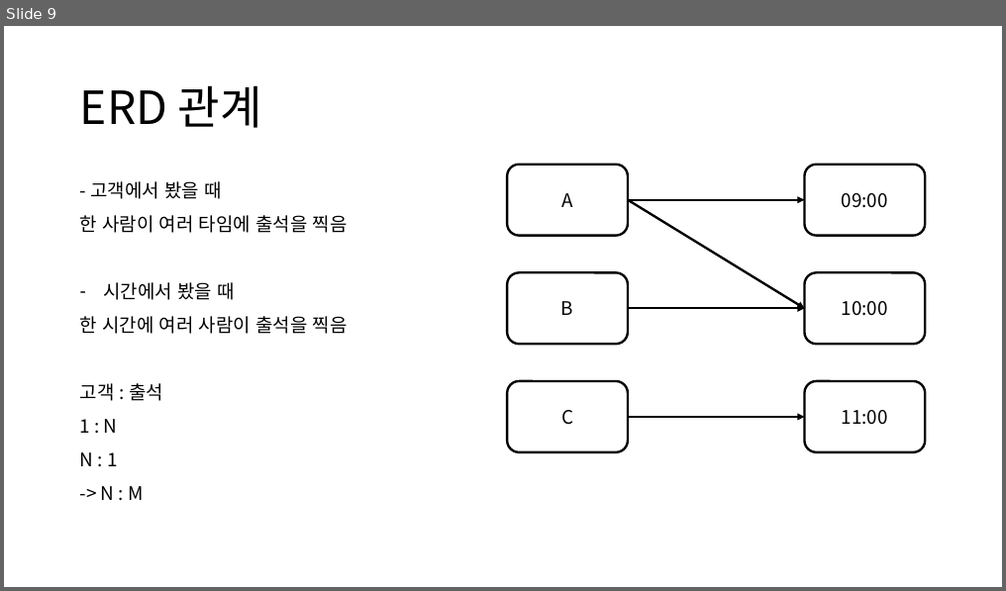
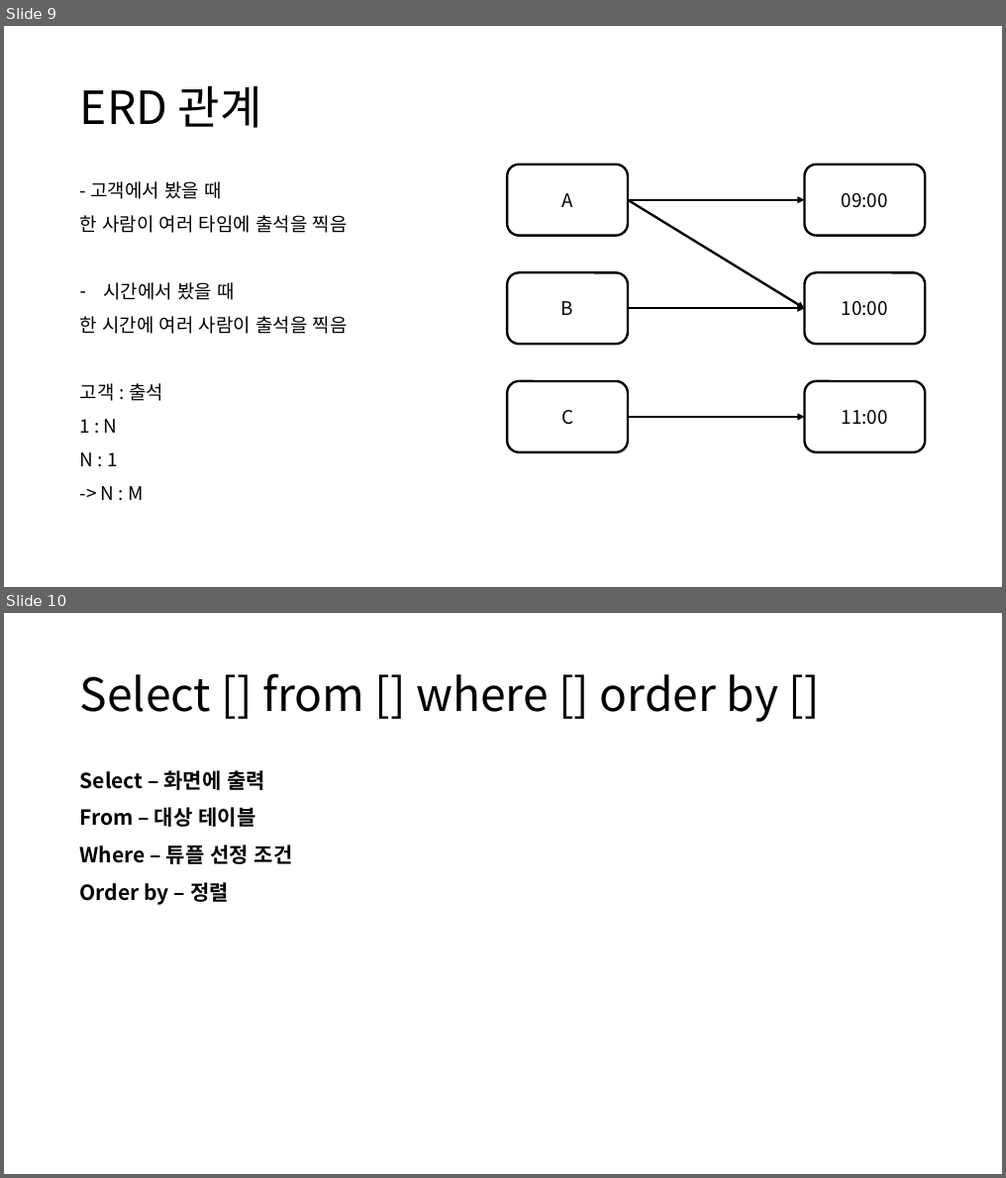
Before and after one commit to 98jiyong/DB, a slide deck: 자료/DB정리.pptx. Shown one above the other, each under a label of ours: slide 9 before the commit, slides 9 and 10 after it. The pictures are 1006x591 and 1006x1178 pixels, drawn with LibreOffice and Linux fonts; fonts in the diff are those of the drawing. Boxes give left, top, right and bottom in pixels: in the first picture for what was removed or moved away, otherwise in the second. Text is boxed around its words. In the diff, an @@ line names an element or a change of style, - is before the commit and + after.

```diff
--- a/자료/DB정리.pptx
+++ b/자료/DB정리.pptx
@@ slide 10 added at box(4, 613, 1002, 1174), background #FFFFFF @@
@@ title added at box(80, 673, 778, 722), 44 pt, text #000000 @@
+Select [] from [] where [] order by []
@@ text added at box(80, 770, 293, 905), 20 pt, text #000000, bold @@
+Select – 화면에 출력
+From – 대상 테이블
+Where – 튜플 선정 조건
+Order by – 정렬
```
Also in this commit, not shown: 2 other files.
